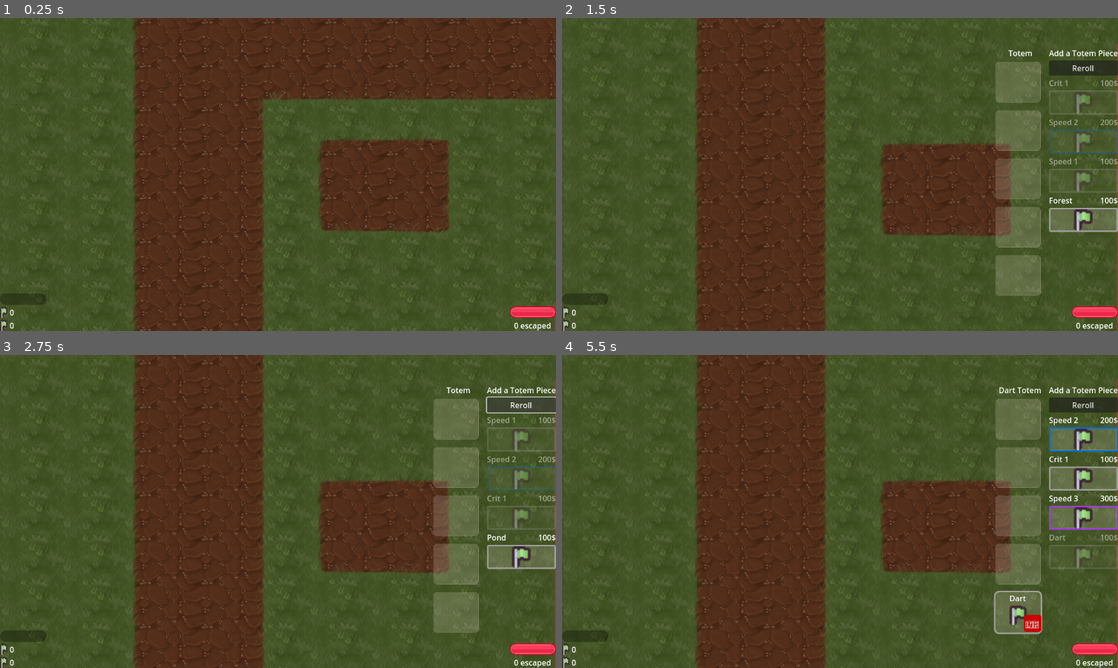
Above: before the commit, frames 1-4 (two rows, left to right).
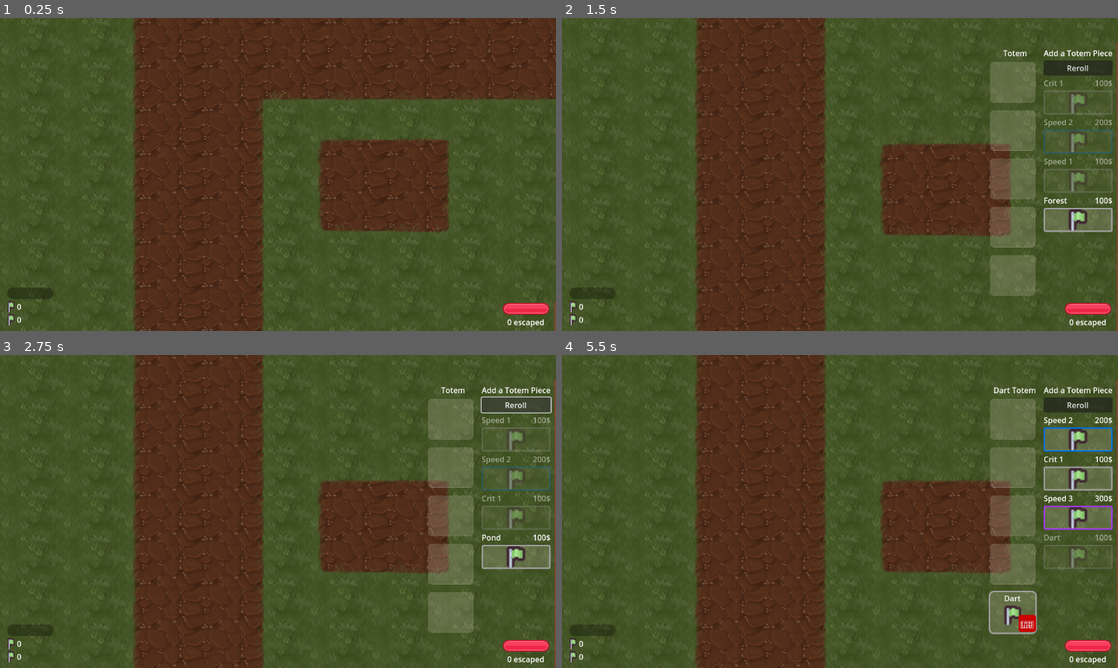
Above: after the commit, the same moments.

Repository: Jelleas/gmtk-2025
Game: Godot game, scene res://main_level.tscn
The game is run twice, just before and just after one commit, with the same random seed, the same clock (stepped at 60 frames per second) and the same inputs.
Inputs (mouse positions are in pixels of both pictures, inside the frame that each line leads up to; where the layout moved, square brackets give the same spot in the first picture):
- Up to frame 1 (0.25 s): no input
- Up to frame 2 (1.5 s): tap Enter at 0.5 s; move the mouse to (962, 158) at 0.52 s; hold Down (camera_move_down) 0.53-1.25 s; click (962, 158) at 0.67 s; click "🗑️" at 1.25 s
- Up to frame 3 (2.75 s): click "Reroll" at 2 s
- Up to frame 4 (5.5 s): click (1079, 555) [1084, 555] at 2.75 s; click "🗑️" at 3.5 s; click "Reroll" at 4.25 s; click (1079, 555) [1084, 555] at 5 s

The runs differ from the first frame. In frame 1, 0.8% of the frame differs, in the area x 0-100%, y 86-100%; in frame 2, 3.7%; in frame 3, 3.7%; in frame 4, 4.6%, in the area x 0-100%, y 10-100%.

Commit message:
lil paddin

Diff:
--- a/main_level.tscn
+++ b/main_level.tscn
@@ -124,8 +124,10 @@
 anchors_preset = 2
 anchor_top = 1.0
 anchor_bottom = 1.0
-offset_top = -78.0
-offset_right = 96.0
+offset_left = 15.0
+offset_top = -90.0
+offset_right = 111.0
+offset_bottom = -12.0
 grow_vertical = 0
 script = ExtResource("8_do8ha")
 resource_path = NodePath("../../ResourcePath")
@@ -174,8 +176,10 @@
 anchor_top = 1.0
 anchor_right = 1.0
 anchor_bottom = 1.0
-offset_left = -96.0
-offset_top = -51.0
+offset_left = -110.0
+offset_top = -58.0
+offset_right = -14.0
+offset_bottom = -7.0
 grow_horizontal = 0
 grow_vertical = 0
 script = ExtResource("15_52es0")
@@ -200,8 +204,9 @@
 anchor_top = 0.5
 anchor_right = 1.0
 anchor_bottom = 0.5
-offset_left = -257.0
+offset_left = -268.0
 offset_top = -263.5
+offset_right = -11.0
 offset_bottom = 263.5
 grow_horizontal = 0
 grow_vertical = 2
